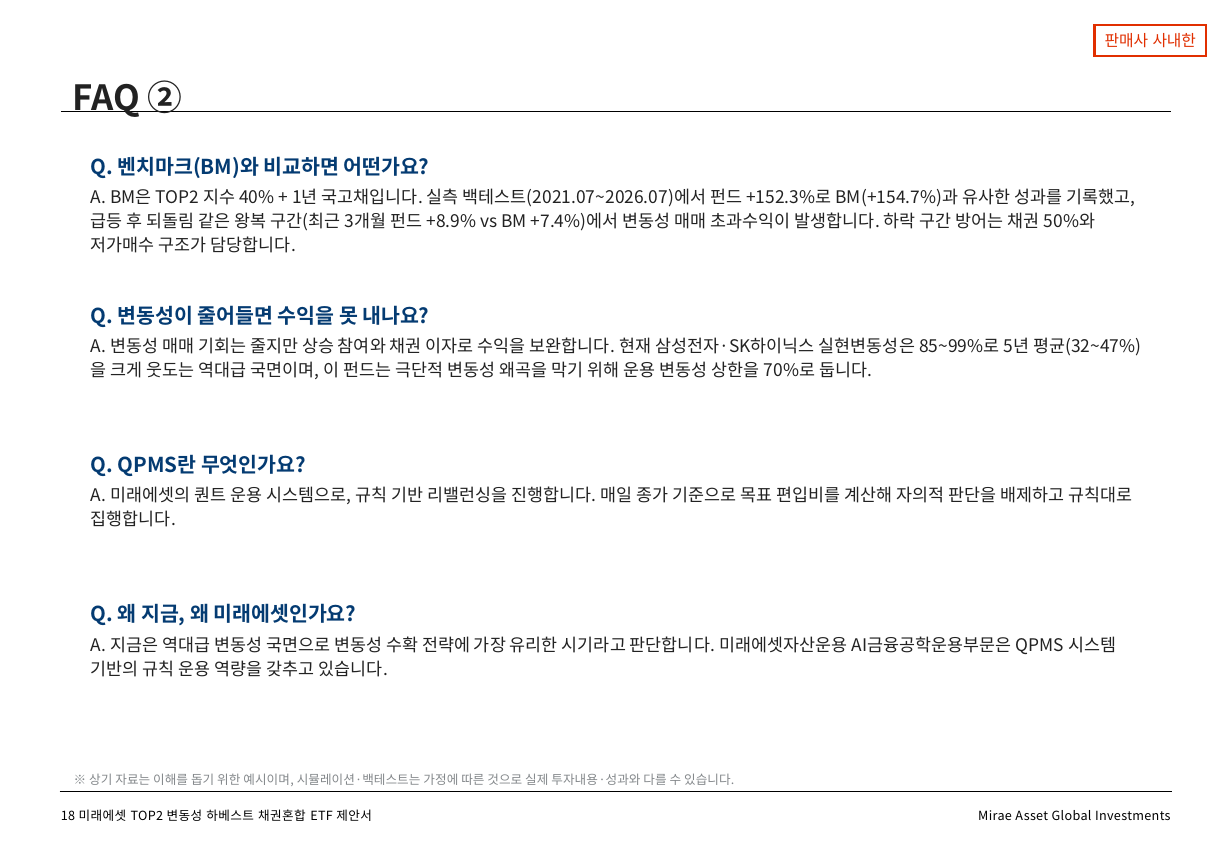
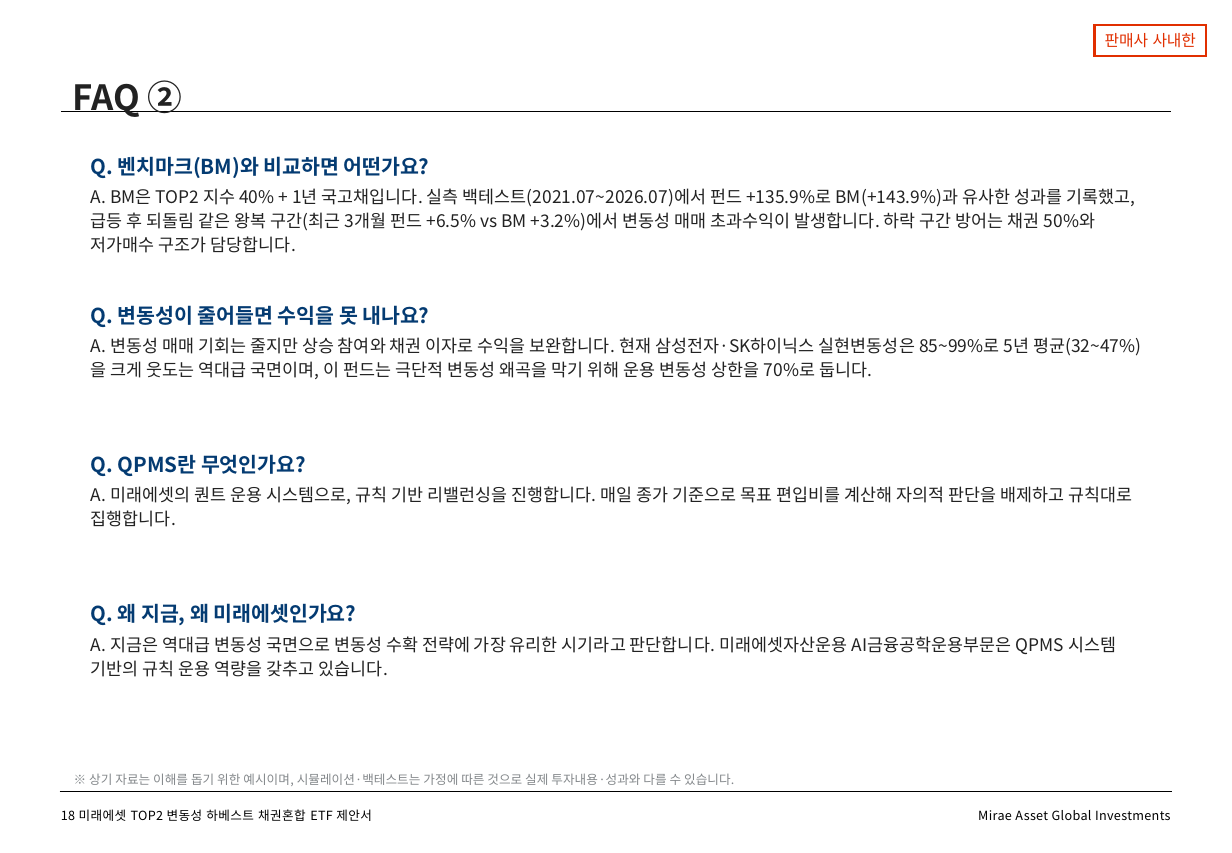
Before and after one commit to gamer383-bit/Volatility-Fund, a slide deck: slide 19 of 제안서/변동성하베스트_TOP2채권혼합ETF_v1_20260730.pptx. Drawn at 1232x853 pixels with LibreOffice and Linux fonts; fonts in the diff are those of the drawing. Boxes give left, top, right and bottom in pixels: in the first picture for what was removed or moved away, otherwise in the second. Text is boxed around its words. In the diff, an @@ line names an element or a change of style, - is before the commit and + after.

```diff
--- a/제안서/변동성하베스트_TOP2채권혼합ETF_v1_20260730.pptx
+++ b/제안서/변동성하베스트_TOP2채권혼합ETF_v1_20260730.pptx
@@ text at box(91, 188, 1135, 253): text changed @@
-A. BM은 TOP2 지수 40% + 1년 국고채입니다. 실측 백테스트(2021.07~2026.07)에서 펀드 +152.3%로 BM(+154.7%)과 유사한 성과를 기록했고, 급등 후 되돌림 같은 왕복 구간(최근 3개월 펀드 +8.9% vs BM +7.4%)에서 변동성 매매 초과수익이 발생합니다. 하락 구간 방어는 채권 50%와 저가매수 구조가 담당합니다.
+A. BM은 TOP2 지수 40% + 1년 국고채입니다. 실측 백테스트(2021.07~2026.07)에서 펀드 +135.9%로 BM(+143.9%)과 유사한 성과를 기록했고, 급등 후 되돌림 같은 왕복 구간(최근 3개월 펀드 +6.5% vs BM +3.2%)에서 변동성 매매 초과수익이 발생합니다. 하락 구간 방어는 채권 50%와 저가매수 구조가 담당합니다.
```
Also in this commit, not shown: 2 other slides changed, 14 other files.
